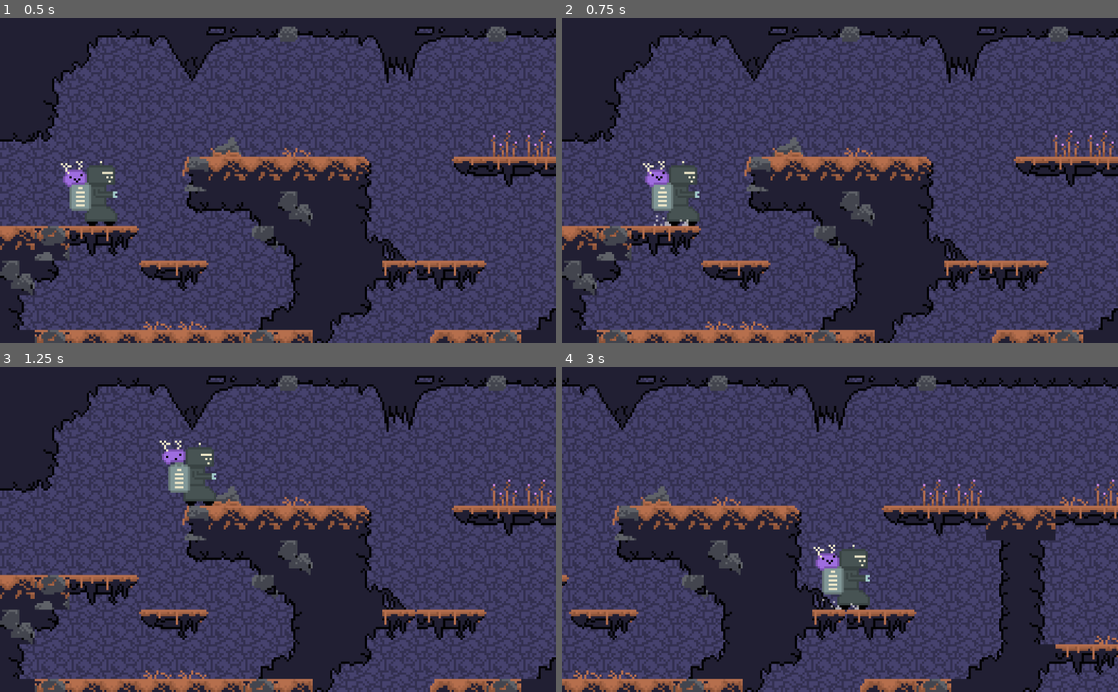
Above: before the commit, frames 1-4 (two rows, left to right).
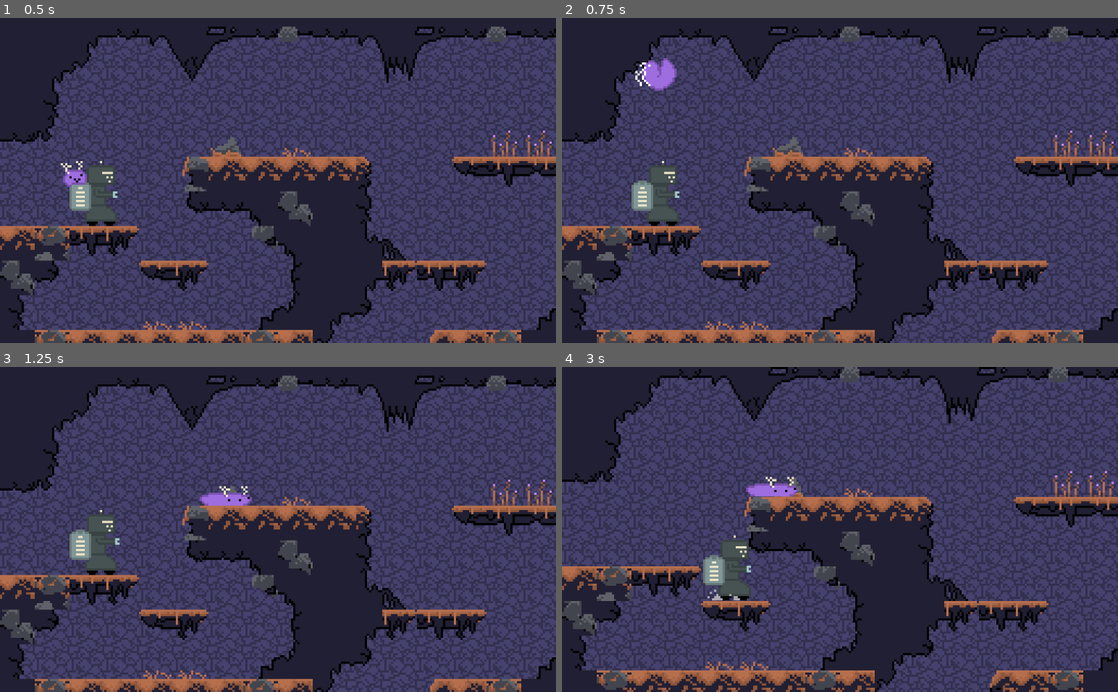
Above: after the commit, the same moments.

Repository: CreatureGames/the-creature
Game: Godot game, scene res://nodes/levels/Level1.tscn
Same seed, same stepped clock (60 frames per second), same inputs: the game is played once before the commit and once after it. This scene is started directly instead of the project's main scene.
Inputs:
- Up to frame 1 (0.5 s): no input
- Up to frame 2 (0.75 s): hold D (move_right) from 0.53 s (still down); hold F (swap, bound only after the commit) from 0.53 s (still down)
- Up to frame 3 (1.25 s): keep holding D (move_right); keep holding F (swap, bound only after the commit); tap Space (jump) at 0.77, 0.8, 1.07 s
- Up to frame 4 (3 s): release F (swap, bound only after the commit) at 1.28 s; tap Space (jump) at 1.35, 1.52, 1.82, 2.3 s; tap F (swap, bound only after the commit) at 1.55, 2.85 s; release D (move_right) at 2.03 s; hold A (move_left) 2.03-2.78 s; hold F (swap, bound only after the commit) 2.03-2.78 s; hold D (move_right) from 2.78 s (still down)

Frame 1 is identical in both runs. In frame 2, 2.0% of the frame differs, in the area x 12-25%, y 12-65%; in frame 3, 2.5%; in frame 4, 64%, in the area x 0-100%, y 0-100%.

Commit message:
launching and player swapping

Diff:
--- a/nodes/levels/Level1.tscn
+++ b/nodes/levels/Level1.tscn
@@ -1,7 +1,8 @@
-[gd_scene load_steps=3 format=2]
+[gd_scene load_steps=4 format=2]
 
 [ext_resource path="res://nodes/player/PlayerRobot.tscn" type="PackedScene" id=1]
 [ext_resource path="res://tilemaps/Underground.tres" type="TileSet" id=2]
+[ext_resource path="res://nodes/player/PlayerCreature.tscn" type="PackedScene" id=3]
 
 [node name="Level1" type="Node2D"]
 
@@ -23,8 +24,13 @@
 format = 1
 tile_data = PoolIntArray( -131075, 4, 0, -131074, 4, 0, -131073, 4, 0, -196608, 4, 0, -196607, 4, 0, -196606, 4, 0, -19 …(7300 unchanged characters)…
 
+[node name="PlayerCreature" parent="." instance=ExtResource( 3 )]
+position = Vector2( 121, 53 )
+robot = NodePath("../PlayerRobot")
+
 [node name="PlayerRobot" parent="." instance=ExtResource( 1 )]
 position = Vector2( 47, 79 )
+creature = NodePath("../PlayerCreature")
 
 [node name="Camera2D" type="Camera2D" parent="PlayerRobot"]
 current = true
--- a/nodes/player/PlayerCreature.tscn
+++ b/nodes/player/PlayerCreature.tscn
@@ -10,7 +10,8 @@
 [sub_resource type="RectangleShape2D" id=1]
 extents = Vector2( 9, 5.5 )
 
-[node name="PlayerCreature" type="KinematicBody2D"]
+[node name="PlayerCreature" type="KinematicBody2D" groups=["creature"]]
+collision_layer = 2
 script = ExtResource( 6 )
 max_speed = 140.0
 jump_height = 54.0
--- a/nodes/player/PlayerRobot.tscn
+++ b/nodes/player/PlayerRobot.tscn
@@ -11,8 +11,8 @@
 [sub_resource type="RectangleShape2D" id=1]
 extents = Vector2( 6.5, 13.5 )
 
-[node name="PlayerRobot" type="KinematicBody2D"]
-collision_layer = 3
+[node name="PlayerRobot" type="KinematicBody2D" groups=["robot"]]
+collision_layer = 2
 script = ExtResource( 1 )
 
 [node name="AnimatedSprite" type="AnimatedSprite" parent="."]
--- a/project.godot
+++ b/project.godot
@@ -54,6 +54,11 @@
 run/main_scene="res://nodes/App.tscn"
 config/icon="res://icon.png"
 
+[global]
+
+collision=false
+layer=false
+
 [input]
 
 ui_left={
@@ -105,6 +110,21 @@
 , Object(InputEventKey,"resource_local_to_scene":false,"resource_name":"","device":0,"alt":false,"shift":false,"control":false,"meta":false,"command":false,"pressed":false,"scancode":80,"physical_scancode":0,"unicode":0,"echo":false,"script":null)
  ]
 }
+swap={
+"deadzone": 0.5,
+"events": [ Object(InputEventKey,"resource_local_to_scene":false,"resource_name":"","device":0,"alt":false,"shift":false,"control":false,"meta":false,"command":false,"pressed":false,"scancode":70,"physical_scancode":0,"unicode":0,"echo":false,"script":null)
+ ]
+}
+interact={
+"deadzone": 0.5,
+"events": [ Object(InputEventKey,"resource_local_to_scene":false,"resource_name":"","device":0,"alt":false,"shift":false,"control":false,"meta":false,"command":false,"pressed":false,"scancode":69,"physical_scancode":0,"unicode":0,"echo":false,"script":null)
+ ]
+}
+
+[layer_names]
+
+2d_physics/layer_1="tiles"
+2d_physics/layer_2="player"
 
 [physics]
 
--- a/scripts/player/PlayerCharacter.gd
+++ b/scripts/player/PlayerCharacter.gd
@@ -19,11 +19,17 @@
 onready var anim : AnimatedSprite = $AnimatedSprite
 onready var spr_offset : Vector2 = $AnimatedSprite.offset
 
+var enabled := true
+
+
 func _ready():
 	recalc_physics()
 
 func get_input_direction() -> Vector2:
-	return (Input.get_action_strength("move_right") - Input.get_action_strength("move_left")) * Vector2.RIGHT
+	if enabled:
+		return (Input.get_action_strength("move_right") - Input.get_action_strength("move_left")) * Vector2.RIGHT
+	else:
+		return Vector2.ZERO
 
 func jump():
 	velocity.y = -jump_speed
@@ -31,3 +37,21 @@
 func recalc_physics():
 	jump_speed = 2 * jump_height / jump_apex_time
 	gravity = 2 * jump_height / (pow(jump_apex_time, 2)) * Vector2.DOWN
+
+func swap_player():
+	pass
+
+func _input(event):
+	if event.is_action_pressed("swap"):
+		swap_player()
+
+func disable():
+	set_process_input(false)
+	enabled = false
+
+func enable():
+	set_process_input(true)
+#	for child in get_children():
+#		if child is CollisionShape2D:
+#			child.disabled = false
+	enabled = true
--- a/scripts/player/PlayerCreature.gd
+++ b/scripts/player/PlayerCreature.gd
@@ -1,2 +1,11 @@
 class_name PlayerCreature
 extends PlayerCharacter
+
+export(NodePath) var robot
+
+func launch():
+	$StateMachine.transition_to("Air", {do_jump = true})
+
+func swap_player():
+	get_node(robot).enable()
+	disable()
--- a/scripts/player/PlayerRobot.gd
+++ b/scripts/player/PlayerRobot.gd
@@ -10,7 +10,30 @@
 var idle_timer := 0.0
 const idle_timer_threshold = 5.0 # snooze for creature
 
+export(NodePath) var creature
+
+func _ready():
+	get_node(creature).visible = false
+	get_node(creature).disable()
+
 func _process(delta):
 	creature_backpack.visible = has_creature
 	if idle_timer > idle_timer_threshold and creature_backpack.animation != "snooze":
 		creature_backpack.play("snooze")
+
+func store_creature():
+	has_creature = true
+	get_node(creature).visible = false
+
+func launch_creature():
+	has_creature = false
+	get_node(creature).visible = true
+	get_node(creature).global_position = launch_point.global_position
+	get_node(creature).launch()
+
+func swap_player():
+	get_node(creature).enable()
+	get_node(creature).visible = true
+	disable()
+	if has_creature:
+		launch_creature()
--- a/scripts/player/state_machine/CreatureIdle.gd
+++ b/scripts/player/state_machine/CreatureIdle.gd
@@ -22,9 +22,9 @@
 	if not player.is_on_floor():
 		state_machine.transition_to("Air")
 		return
+	if player.enabled:
+		if Input.is_action_just_pressed("jump"):
+			state_machine.transition_to("Air", {do_jump = true})
 
-	if Input.is_action_just_pressed("jump"):
-		state_machine.transition_to("Air", {do_jump = true})
-
-	elif Input.is_action_pressed("move_left") or Input.is_action_pressed("move_right"):
-		state_machine.transition_to("Run")
+		elif Input.is_action_pressed("move_left") or Input.is_action_pressed("move_right"):
+			state_machine.transition_to("Run")
--- a/scripts/player/state_machine/RobotIdle.gd
+++ b/scripts/player/state_machine/RobotIdle.gd
@@ -30,8 +30,9 @@
 		state_machine.transition_to("Air")
 		return
 
-	if Input.is_action_just_pressed("jump"):
-		state_machine.transition_to("Air", {do_jump = true})
+	if player.enabled:
+		if Input.is_action_just_pressed("jump"):
+			state_machine.transition_to("Air", {do_jump = true})
 
-	elif Input.is_action_pressed("move_left") or Input.is_action_pressed("move_right"):
-		state_machine.transition_to("Run")
+		elif Input.is_action_pressed("move_left") or Input.is_action_pressed("move_right"):
+			state_machine.transition_to("Run")
